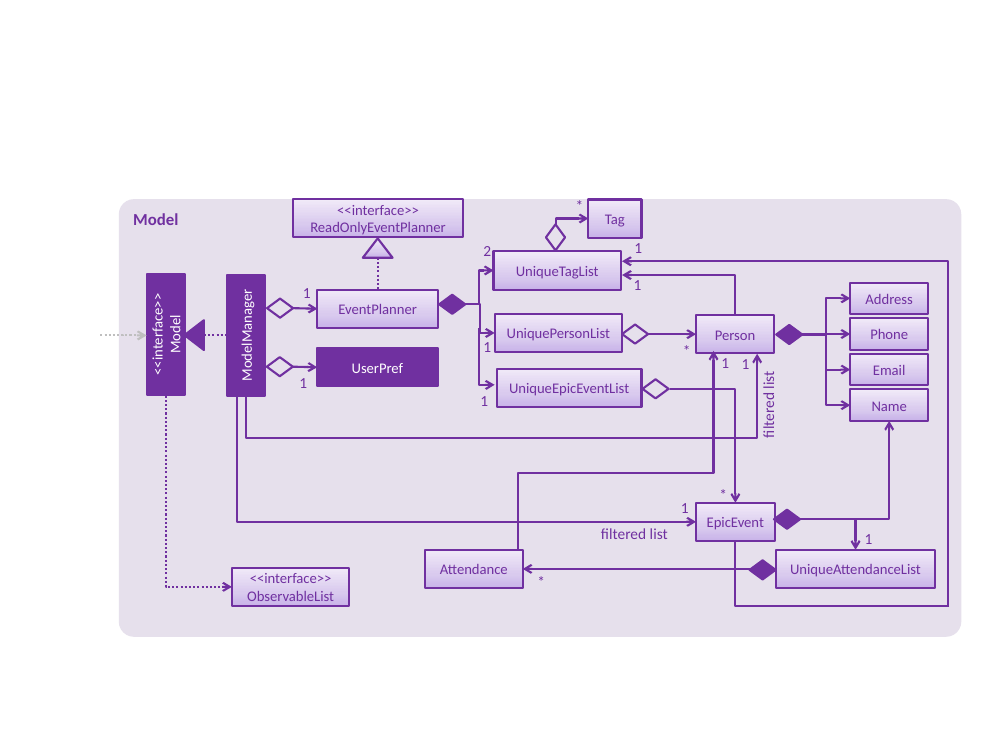
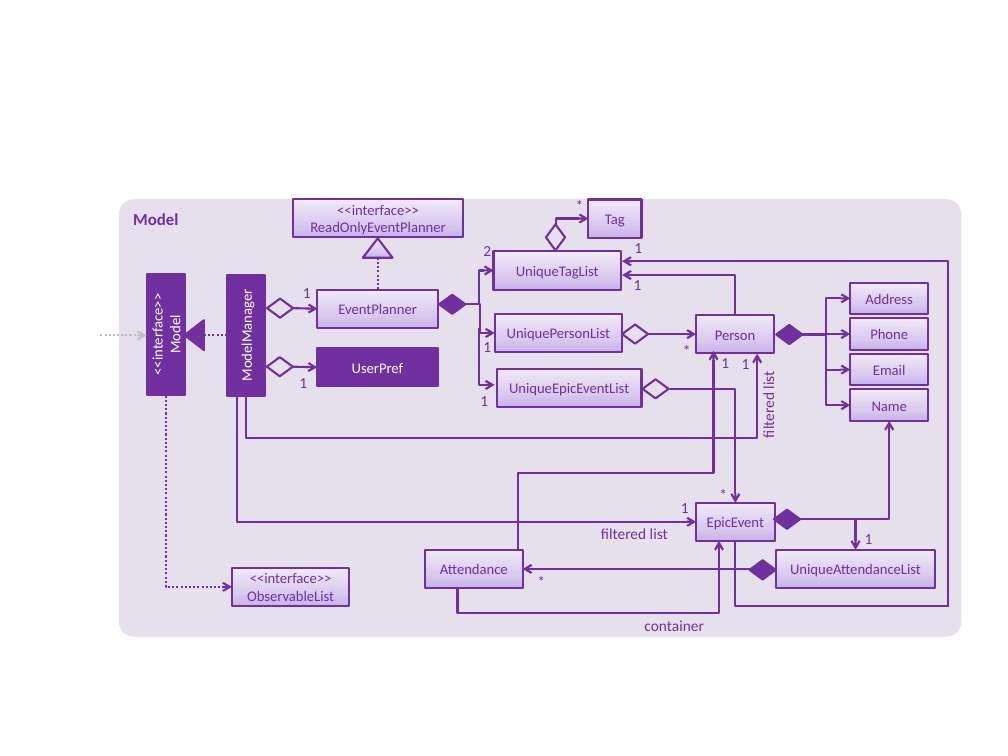
Before and after one commit to raynoldng/addressbook-level4, a slide deck: slide 1 of docs/diagrams/ModelComponentClassDiagram.pptx. Drawn at 1008x756 pixels with LibreOffice and Linux fonts; fonts in the diff are those of the drawing. Boxes give left, top, right and bottom in pixels: in the first picture for what was removed or moved away, otherwise in the second. Text is boxed around its words. In the diff, an @@ line names an element or a change of style, - is before the commit and + after.

```diff
--- a/docs/diagrams/ModelComponentClassDiagram.pptx
+++ b/docs/diagrams/ModelComponentClassDiagram.pptx
@@ elbow arrow added from (458, 588) to (719, 541), #7030A0 1.5 pt @@
@@ text added at box(644, 620, 704, 631), 11 pt, text #7030A0 @@
+container
```
Also in this commit, not shown: 1 other file.
